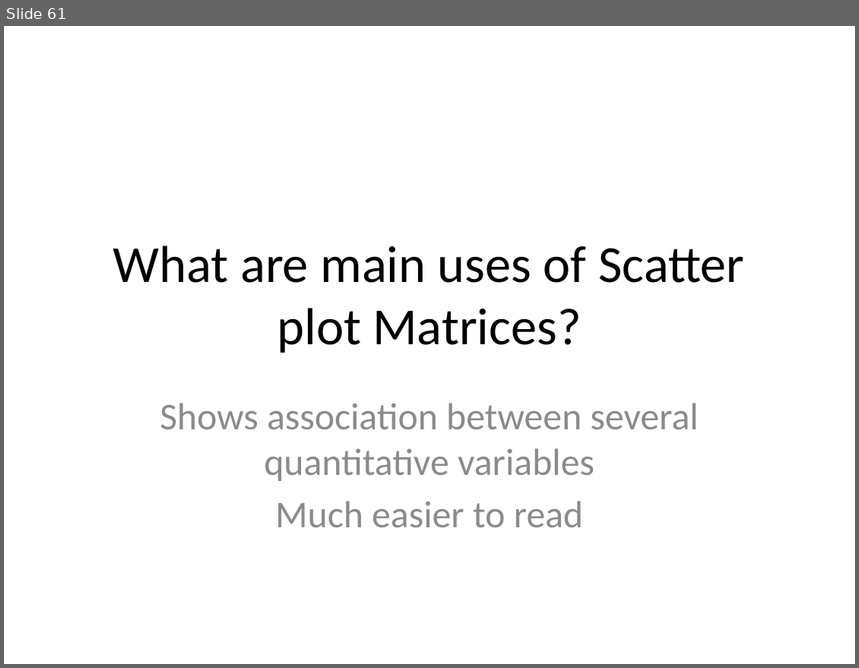
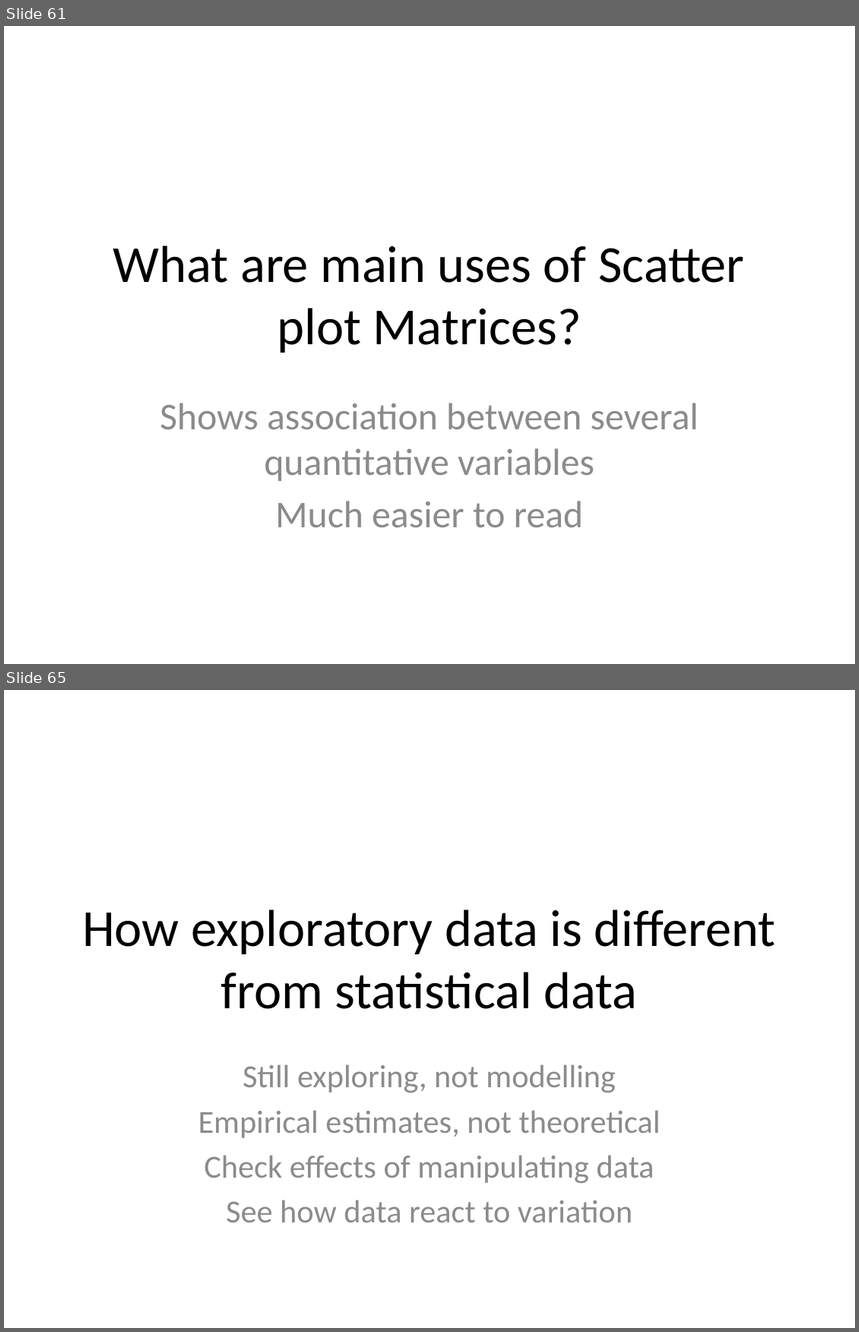
Before and after one commit to githubsebkun/Software-Interview-Questions, a slide deck: Data science.pptx. Shown one above the other, each under a label of ours: slide 61 before the commit, slides 61 and 65 after it; the slides between them are not shown. The pictures are 859x668 and 859x1332 pixels, drawn with LibreOffice and Linux fonts; fonts in the diff are those of the drawing. Boxes give left, top, right and bottom in pixels: in the first picture for what was removed or moved away, otherwise in the second. Text is boxed around its words. In the diff, an @@ line names an element or a change of style, - is before the commit and + after.

```diff
--- a/Data science.pptx
+++ b/Data science.pptx
@@ slide 65 added at <box>4,690,855,1328</box>, background #FFFFFF @@
@@ title added at <box>82,910,775,1009</box>, 44 pt, text #000000 @@
+How exploratory data is different from statistical data
@@ subtitle added at <box>199,1065,661,1223</box>, 27.2 pt, text #8C8C8C @@
+Still exploring, not modelling
+Empirical estimates, not theoretical
+Check effects of manipulating data
+See how data react to variation
```
Also in this commit, not shown: 1 slide changed, 16 other slides added, 8 other files.
